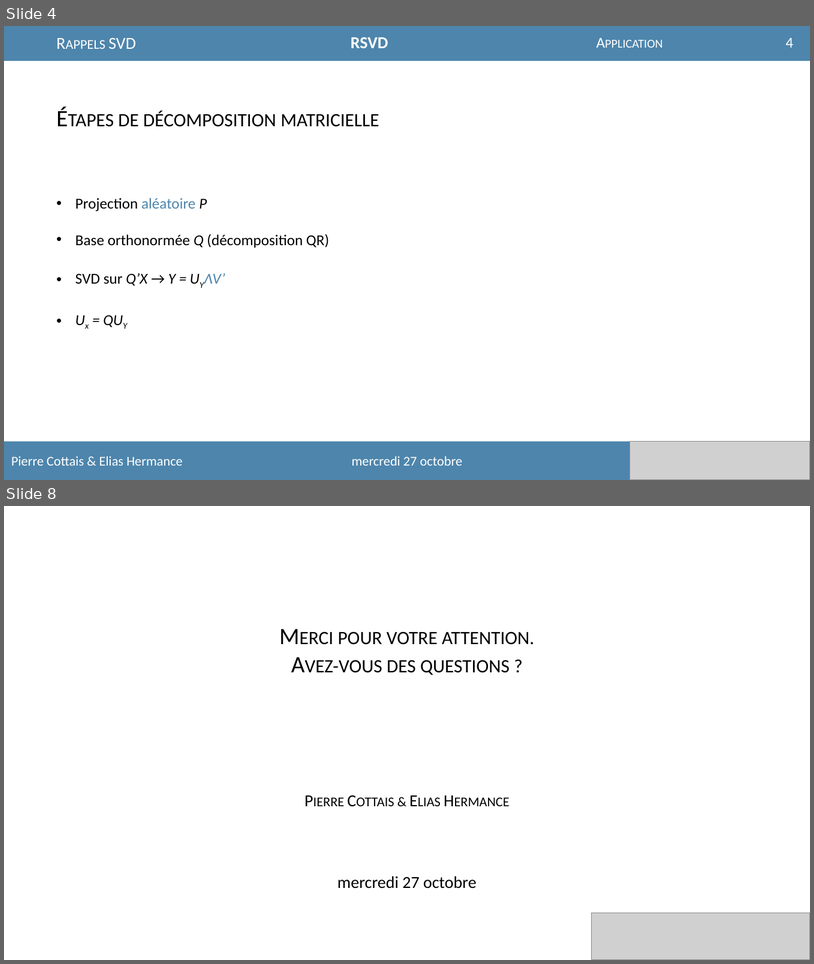
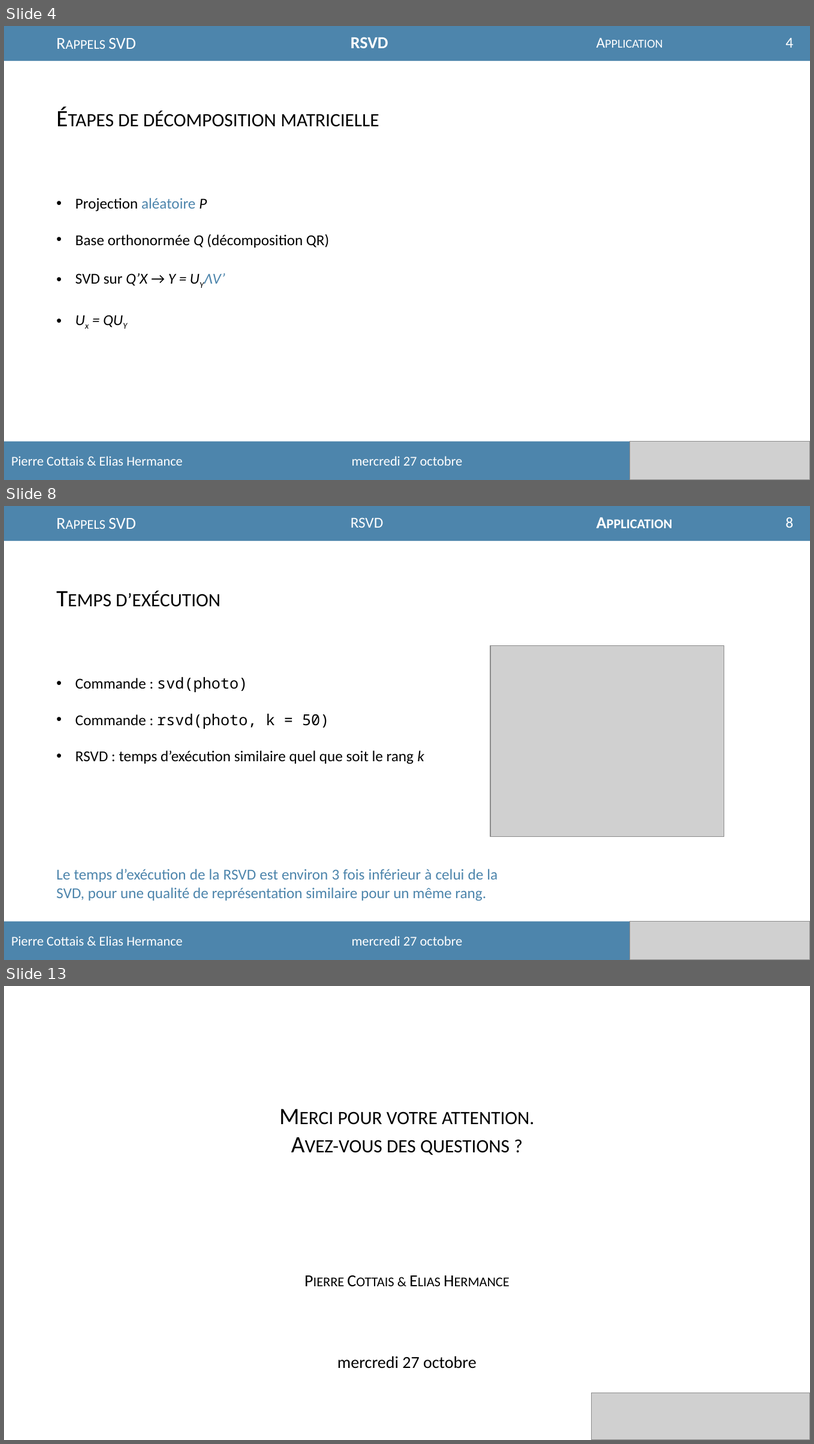
Before and after one commit to Easill/RSVD, a slide deck: presentation.pptx. Shown one above the other, each under a label of ours: slides 4 and 8 before the commit, slides 4, 8 and 13 after it; the slides between them are not shown. The pictures are 814x964 and 814x1444 pixels, drawn with LibreOffice and Linux fonts; fonts in the diff are those of the drawing; grey boxes stand for pictures. Boxes give left, top, right and bottom in pixels: in the first picture for what was removed or moved away, otherwise in the second. Text is boxed around its words. In the diff, an @@ line names an element or a change of style, - is before the commit and + after.

```diff
--- a/presentation.pptx
+++ b/presentation.pptx
@@ slide 8 added at bbox=[4, 506, 810, 960], background #FFFFFF @@
@@ rectangle added at bbox=[4, 506, 810, 541], fill #4D85AC @@
@@ text added at bbox=[108, 518, 136, 529], 20 pt, text #FFFFFF, small capitals @@
+Rappels SVD
@@ text added at bbox=[351, 517, 384, 528], 18 pt, text #FFFFFF, small capitals @@
+RSVD
@@ text added at bbox=[591, 508, 680, 535], 20 pt, text #FFFFFF, bold, small capitals @@
+Application
@@ page number added at bbox=[786, 517, 794, 528], 18 pt, text #FFFFFF @@
+8
@@ text added at bbox=[116, 590, 221, 607], 28 pt, text #000000, small capitals @@
+Temps d’exécution
@@ picture added at bbox=[491, 646, 725, 837] @@
@@ text added at bbox=[75, 677, 424, 764], 18 pt, text #000000 @@
+• Commande : svd(photo)
+• Commande : rsvd(photo, k = 50)
+• RSVD : temps d’exécution similaire quel que soit le rang k
@@ text added at bbox=[56, 868, 498, 901], 18 pt, text #4D85AC @@
+Le temps d’exécution de la RSVD est environ 3 fois inférieur à celui de la SVD, pour une qualité de représentation similaire pour un même rang.
@@ rectangle added at bbox=[4, 921, 810, 960], fill #4D85AC @@
@@ text added at bbox=[11, 936, 183, 945], 16 pt, text #FFFFFF @@
+Pierre Cottais & Elias Hermance
@@ text added at bbox=[352, 936, 463, 945], 16 pt, text #FFFFFF @@
+mercredi 27 octobre
@@ picture added at bbox=[631, 921, 810, 960] @@
@@ what was slide 8 is now slide 13 @@
```
Also in this commit, not shown: 5 slides changed, 5 other slides added.
